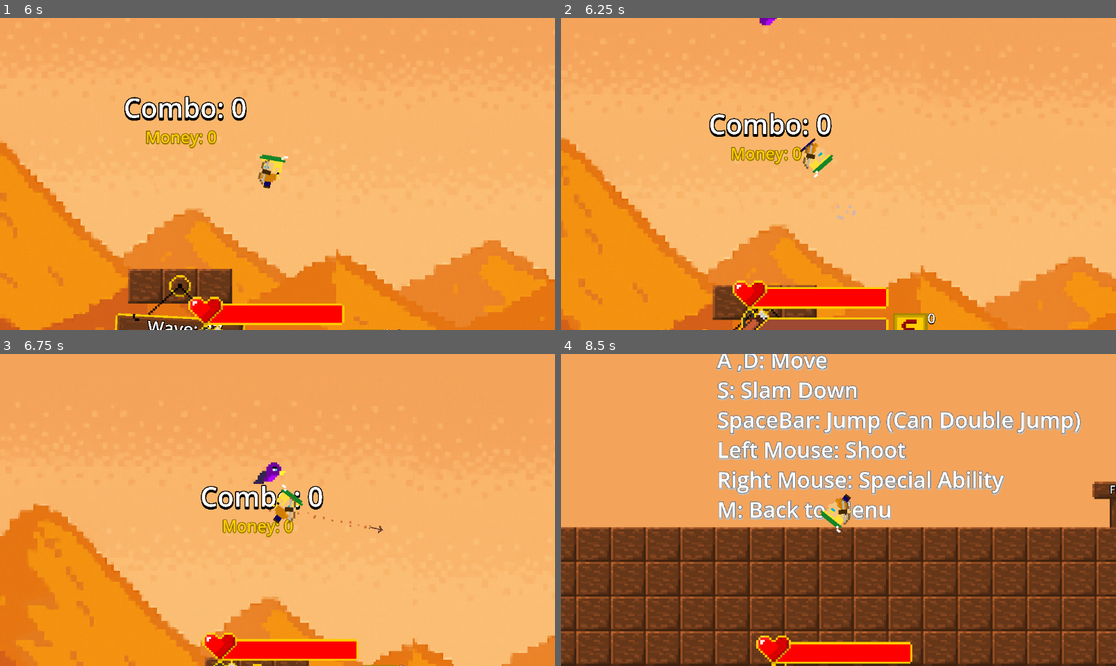
Above: before the commit, frames 1-4 (two rows, left to right).
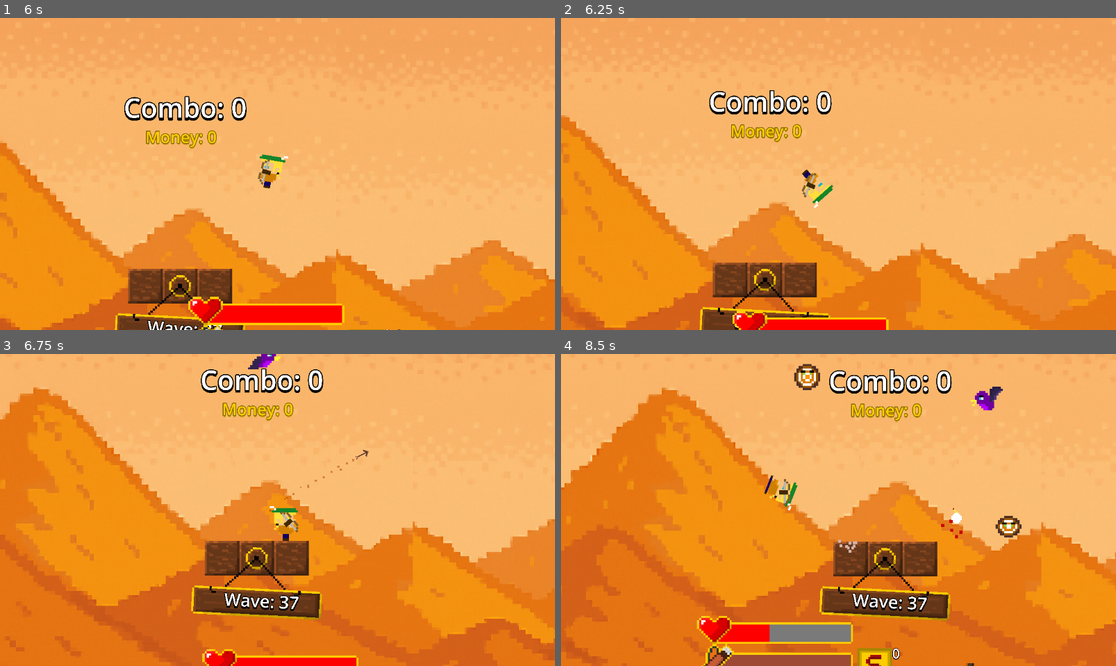
Above: after the commit, the same moments.

Repository: Dan-Yaacobi/TheBowman
Game: Godot game, scene res://MainGame/Game.tscn
Same seed, same stepped clock (60 frames per second), same inputs: the game is played once before the commit and once after it. Sound files missing from this copy of the repository are replaced by a short silence.
Inputs (mouse positions are in pixels of both pictures, inside the frame that each line leads up to):
- Up to frame 1 (6 s): move the mouse to (399, 158) at 0.52 s; press the mouse at (399, 158) at 0.53 s; hold D (Right) 0.53-1.25 s; tap Space (Jump) at 0.77, 3.02, 4.52, 5.27 s; release the mouse at (399, 158) at 1.25 s; click "Next Wave" at 1.25 s; click "Next Wave" at 2 s; move the mouse to (166, 189) at 2.77 s; hold D (Right) 2.78-3.53 s; right-click (166, 189) at 2.85 s; move the mouse to (333, 105) at 3.52 s; hold A (Left) 3.53-4.28 s; hold T (test) 3.53-4.28 s; move the mouse to (249, 236) at 4.27 s; hold D (Right) 4.28-5.78 s; click (249, 236) at 4.35 s; move the mouse to (444, 220) at 5.02 s; hold Right mouse button (special ability) 5.03-5.78 s; move the mouse to (111, 127) at 5.77 s; hold A (Left) from 5.78 s (still down); tap T (test) at 5.85 s
- Up to frame 2 (6.25 s): keep holding A (Left); tap Space (Jump) at 6.02 s
- Up to frame 3 (6.75 s): move the mouse to (305, 510) at 6.52 s; release A (Left) at 6.53 s; press the mouse at (305, 510) at 6.53 s; hold D (Right) from 6.53 s (still down)
- Up to frame 4 (8.5 s): move the mouse to (755, 432) at 7.27 s; release D (Right) at 7.28 s; release the mouse at (755, 432) at 7.28 s; hold A (Left) from 7.28 s (still down); right-click (755, 432) at 7.35 s; tap Space (Jump) at 7.52, 8.27 s; move the mouse to (960, 494) at 8.02 s; hold T (test) from 8.03 s (still down)

Frame 1 is identical in both runs. In frame 2, 20% of the frame differs, in the area x 0-100%, y 0-100%; in frame 3, 50%; in frame 4, 76%.

Commit message:
retry html upload

Diff:
--- a/Player/Player.tscn
+++ b/Player/Player.tscn
@@ -35,7 +35,7 @@
 hp = 5
 max_hp = 5
 move_speed = 75
-max_jumps = 10
+max_jumps = 2
 jump_height = 90
 knockback_resistance = 3
 menu_speed = 150
Not shown, changed: docs/index.html
Not shown, changed: docs/index.pck
